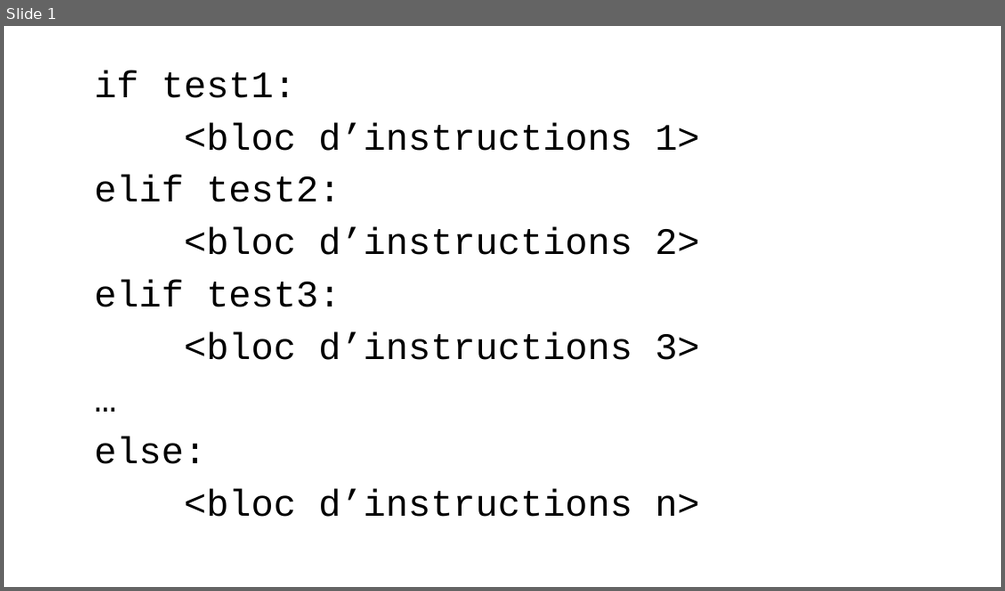
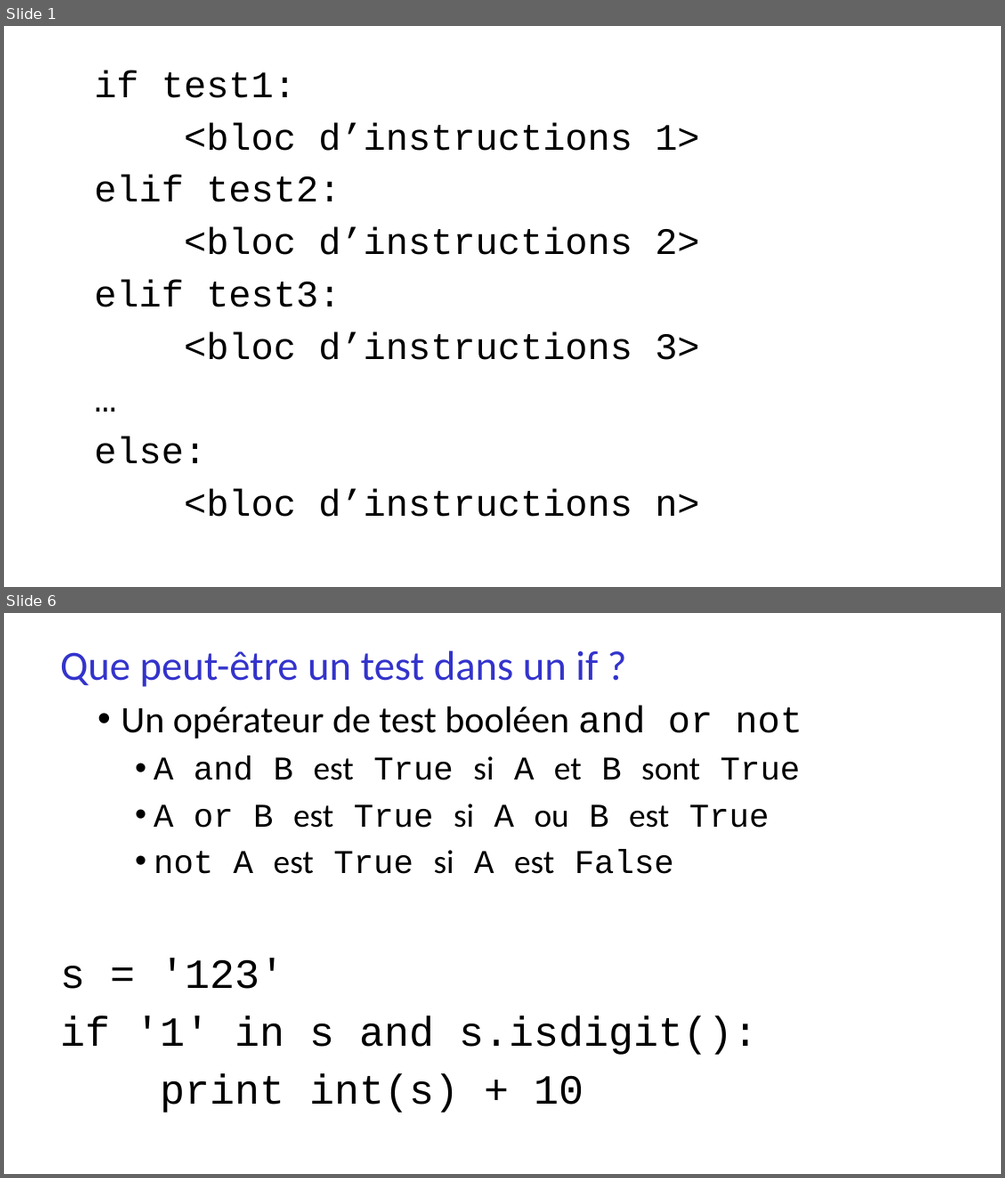
Before and after one commit to parmentelat/flotpython-archive, a slide deck: semaine3/CO12AL-W3-VIDEO07-SLIDE01.pptx. Shown one above the other, each under a label of ours: slide 1 before the commit, slides 1 and 6 after it; the slides between them are not shown. The pictures are 1005x591 and 1005x1178 pixels, drawn with LibreOffice and Linux fonts; fonts in the diff are those of the drawing. Boxes give left, top, right and bottom in pixels: in the first picture for what was removed or moved away, otherwise in the second. Text is boxed around its words. In the diff, an @@ line names an element or a change of style, - is before the commit and + after.

```diff
--- a/semaine3/CO12AL-W3-VIDEO07-SLIDE01.pptx
+++ b/semaine3/CO12AL-W3-VIDEO07-SLIDE01.pptx
@@ slide 6 added at box(4, 613, 1001, 1174), background #FFFFFF @@
@@ text added at box(60, 650, 802, 1112), 32 pt, text #000000 @@
+Que peut-être un test dans un if ?
+  • Un opérateur de test booléen and or not
+    • A and B est True si A et B sont True
+    • A or B est True si A ou B est True
+    • not A est True si A est False
+s = '123'
+if '1' in s and s.isdigit():
+print int(s) + 10
```
Also in this commit, not shown: 2 slides changed, 3 other slides added, 2 slides removed, 3 other files.
